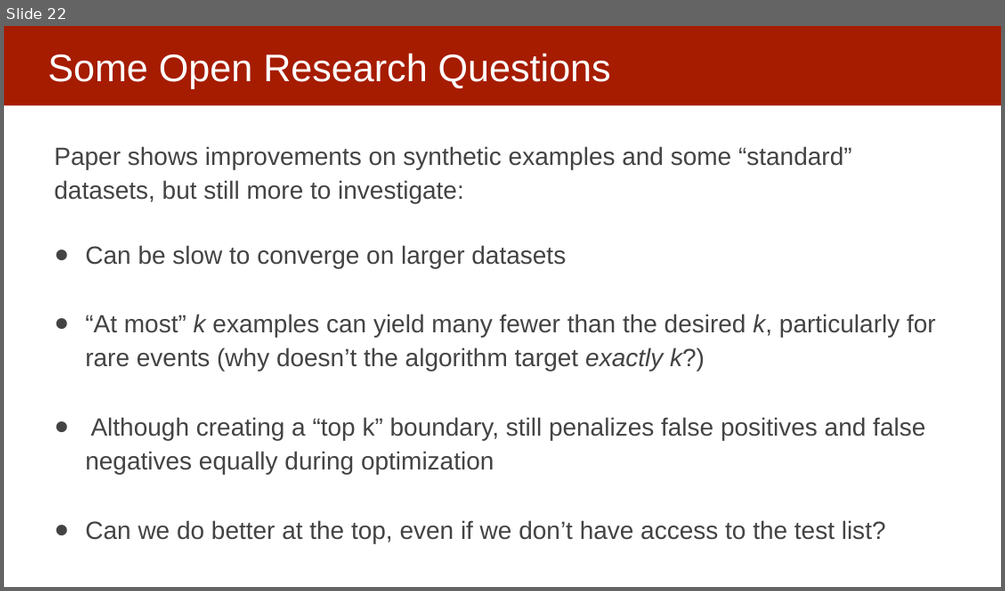
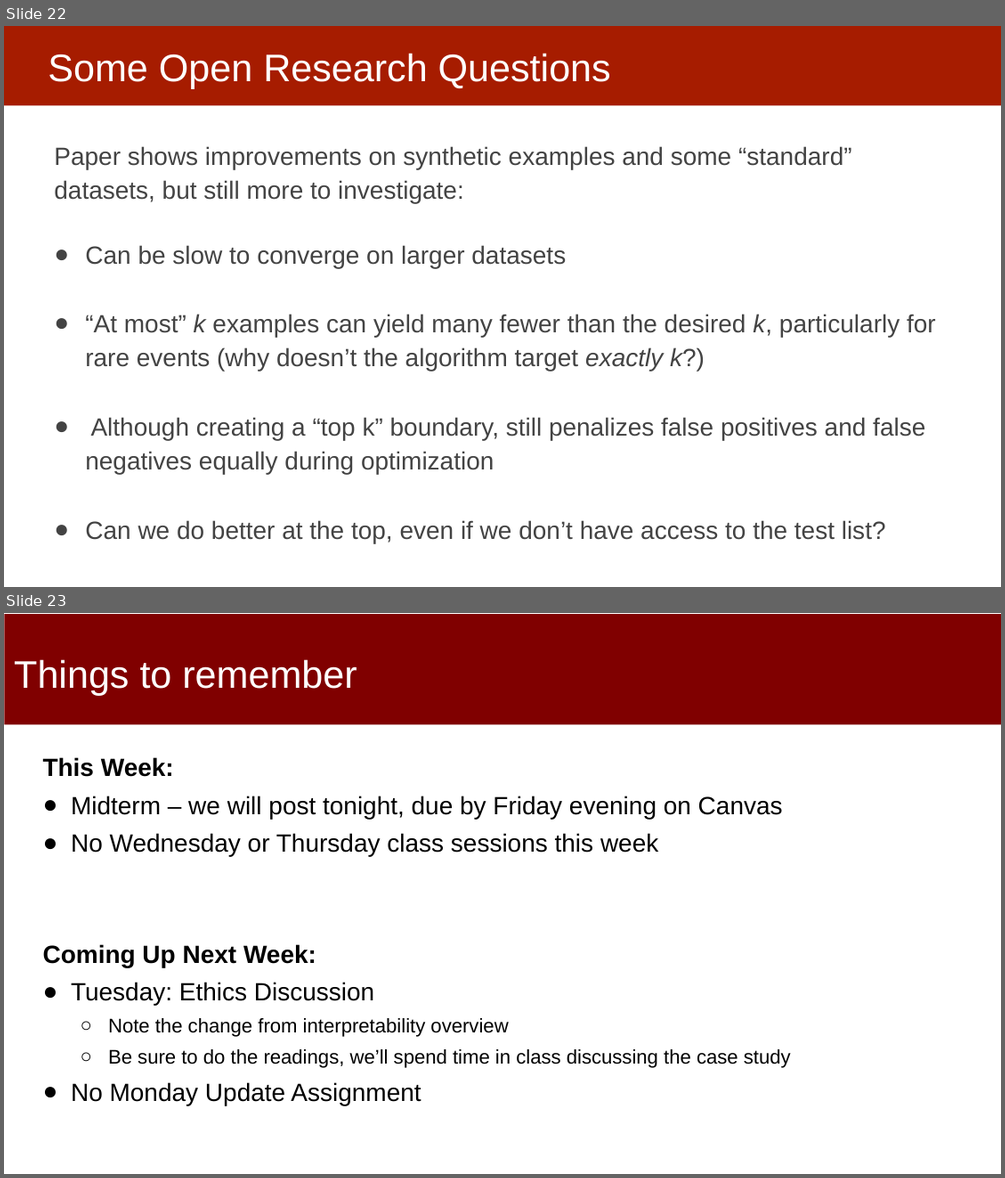
Before and after one commit to dssg/MLinPractice, a slide deck: Lectures/Lecture11-Module1Review.pptx. Shown one above the other, each under a label of ours: slide 22 before the commit, slides 22 and 23 after it. The pictures are 1005x591 and 1005x1178 pixels, drawn with LibreOffice and Linux fonts; fonts in the diff are those of the drawing. Boxes give left, top, right and bottom in pixels: in the first picture for what was removed or moved away, otherwise in the second. Text is boxed around its words. In the diff, an @@ line names an element or a change of style, - is before the commit and + after.

```diff
--- a/Lectures/Lecture11-Module1Review.pptx
+++ b/Lectures/Lecture11-Module1Review.pptx
@@ slide 23 added at bbox=[4, 613, 1001, 1174], background #FFFFFF @@
@@ rectangle added at bbox=[5, 614, 1001, 724], fill #800000 @@
@@ title added at bbox=[14, 659, 356, 695], 37 pt, text #FFFFFF @@
+Things to remember
@@ text added at bbox=[43, 757, 791, 1105], 24 pt, text #000000 @@
+This Week:
+● Midterm – we will post tonight, due by Friday evening on Canvas
+● No Wednesday or Thursday class sessions this week
+Coming Up Next Week:
+● Tuesday: Ethics Discussion
+  ○ Note the change from interpretability overview
+  ○ Be sure to do the readings, we’ll spend time in class discussing the case study
+● No Monday Update Assignment
```
Also in this commit, not shown: 1 slide changed.
